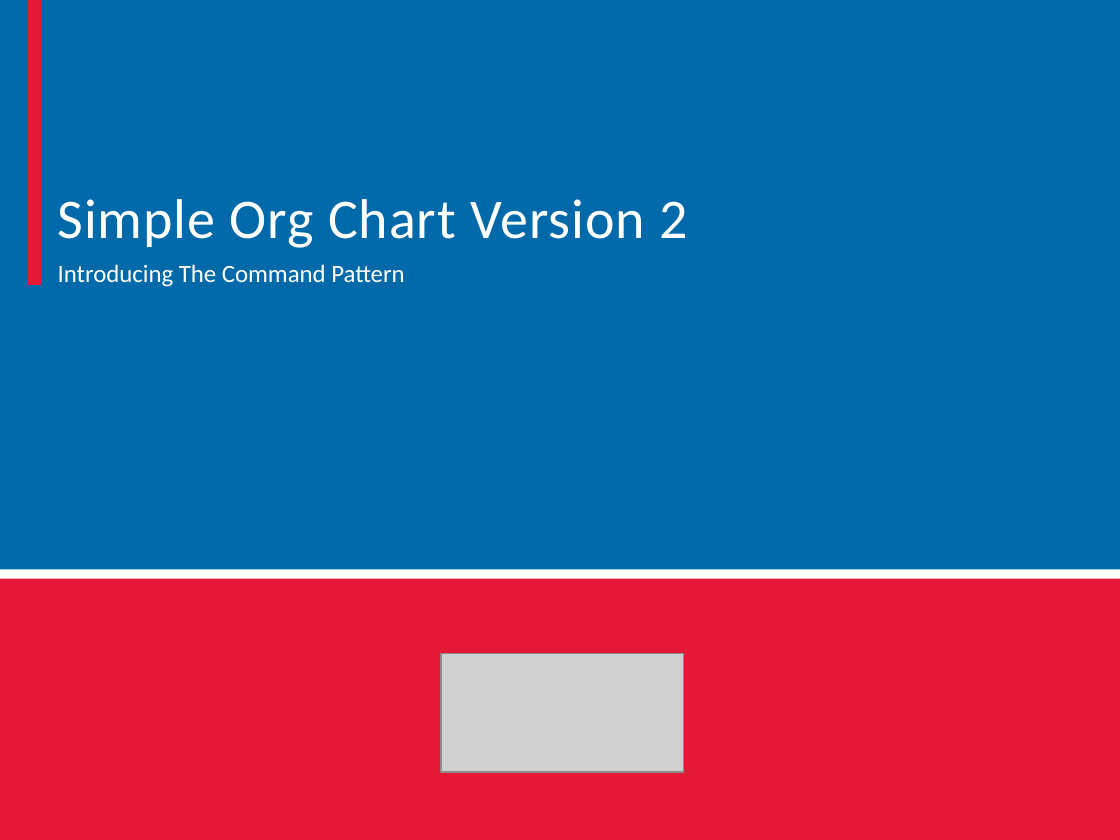
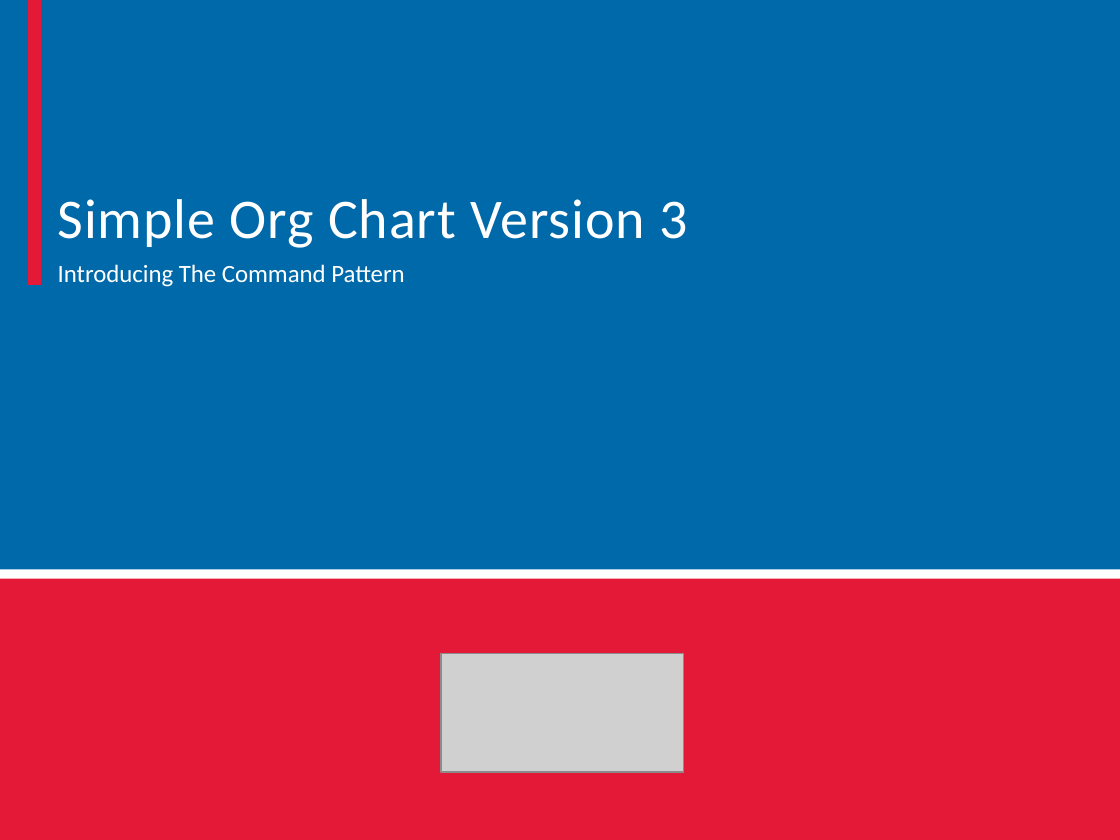
Before and after one commit to mxriverlynn/presentations-and-training, a slide deck: slide 16 of Decoupling Workflow With App Controler/Decoupling Workflow From Forms.pptx (slide 14 before the commit). Drawn at 1120x840 pixels with LibreOffice and Linux fonts; fonts in the diff are those of the drawing; grey boxes stand for pictures; background and template pictures are left out. Boxes give left, top, right and bottom in pixels: in the first picture for what was removed or moved away, otherwise in the second. Text is boxed around its words. In the diff, an @@ line names an element or a change of style, - is before the commit and + after.

```diff
--- a/Decoupling Workflow With App Controler/Decoupling Workflow From Forms.pptx
+++ b/Decoupling Workflow With App Controler/Decoupling Workflow From Forms.pptx
@@ text at bbox=[58, 199, 687, 248]: text changed @@
-Simple Org Chart Version 2
+Simple Org Chart Version 3
```
Also in this commit, not shown: 2 slides added, 41 other files.
